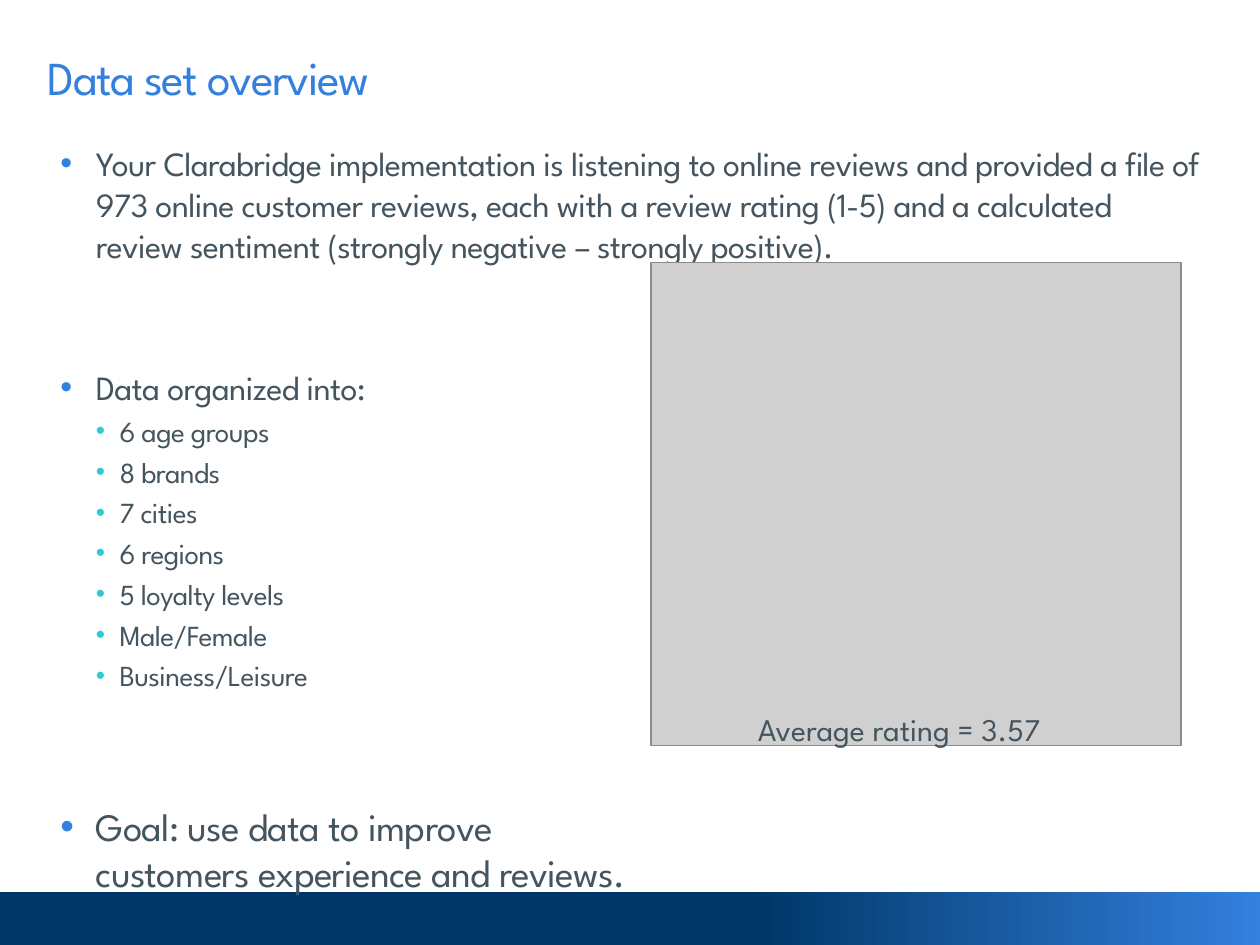
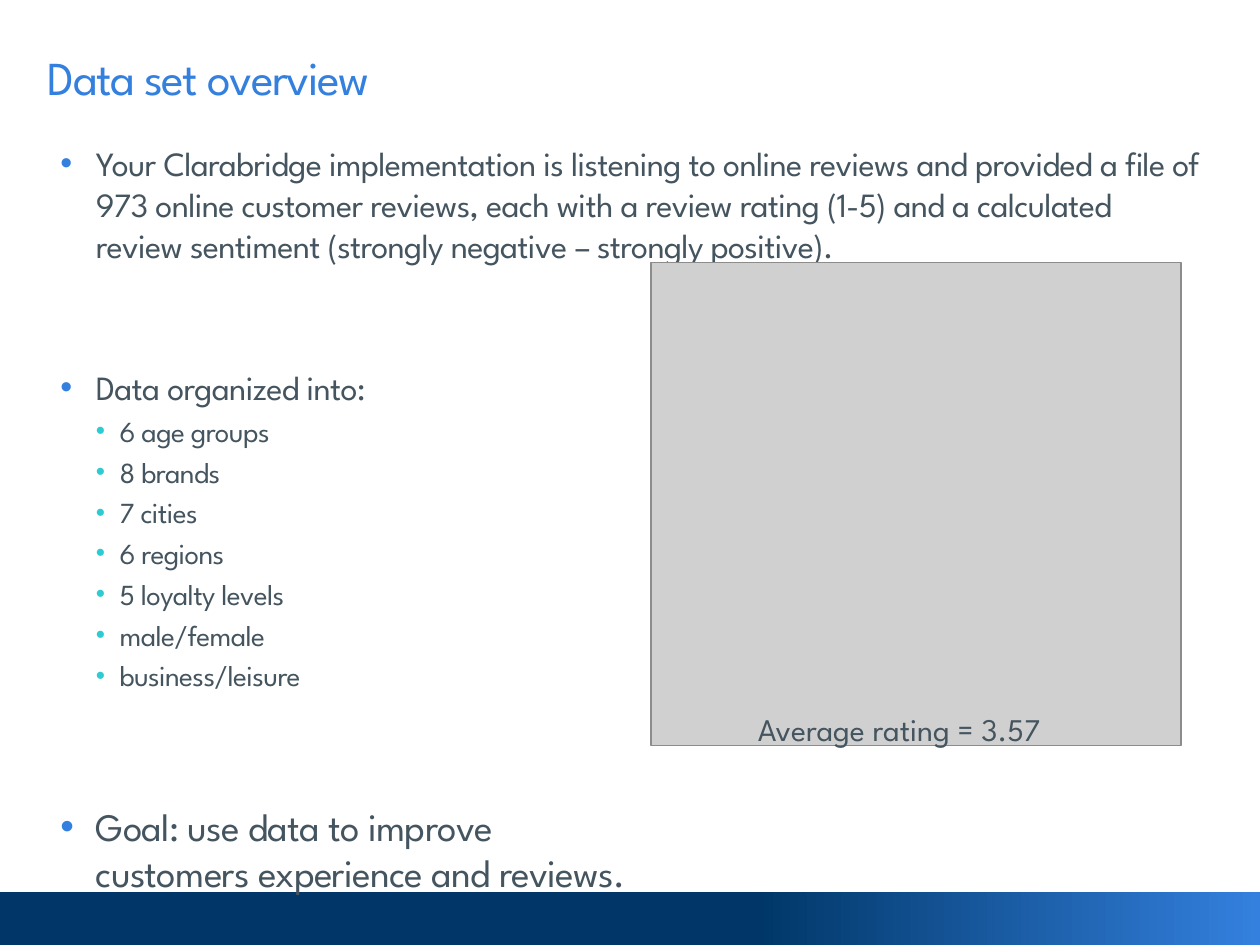
Before and after one commit to goodmorningdata/Clarabridge, a slide deck: slide 4 of 20191009_ace_presentation.pptx. Drawn at 1260x945 pixels with LibreOffice and Linux fonts; fonts in the diff are those of the drawing; grey boxes stand for pictures; background and template pictures are left out. Boxes give left, top, right and bottom in pixels: in the first picture for what was removed or moved away, otherwise in the second. Text is boxed around its words. In the diff, an @@ line names an element or a change of style, - is before the commit and + after.

```diff
--- a/20191009_ace_presentation.pptx
+++ b/20191009_ace_presentation.pptx
@@ text at (120, 625, 301, 689): text changed @@
-  • Male/Female
-  • Business/Leisure
+  • male/female
+  • business/leisure
```
Also in this commit, not shown: 4 other slides changed, 1 slide added.
